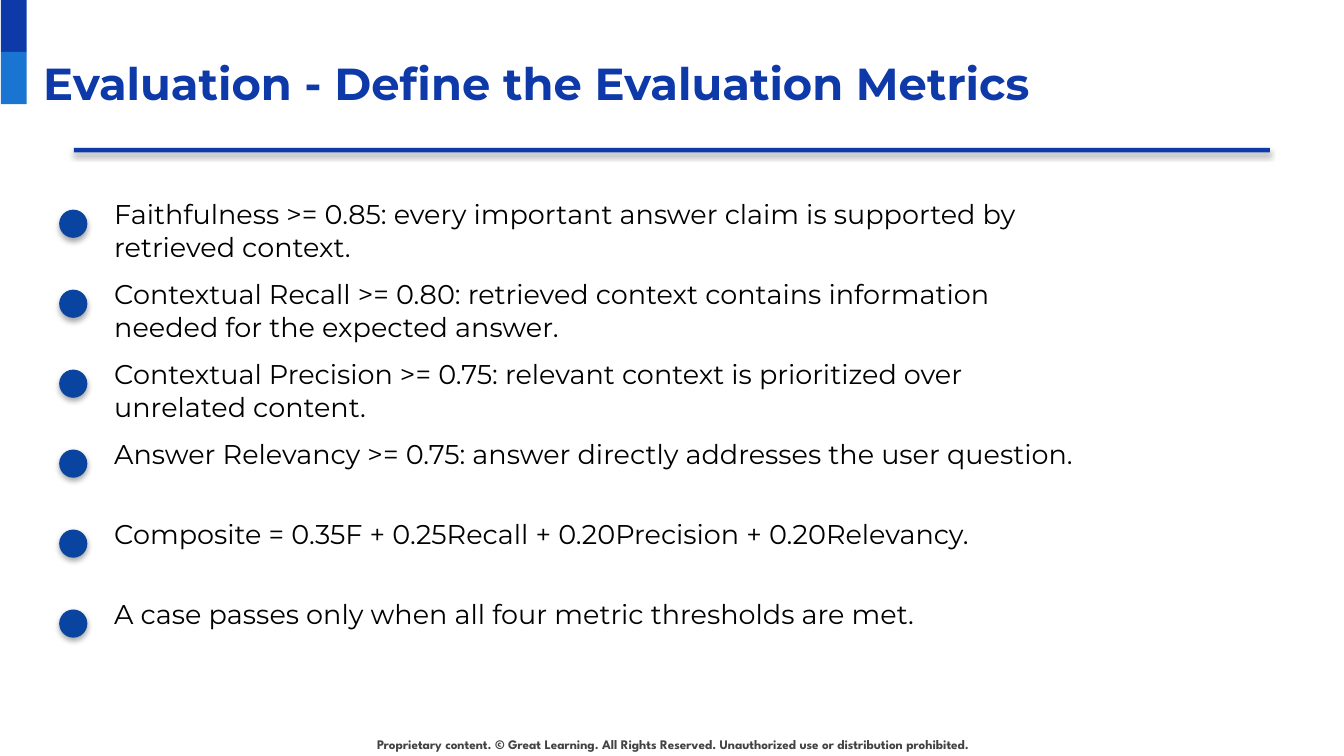
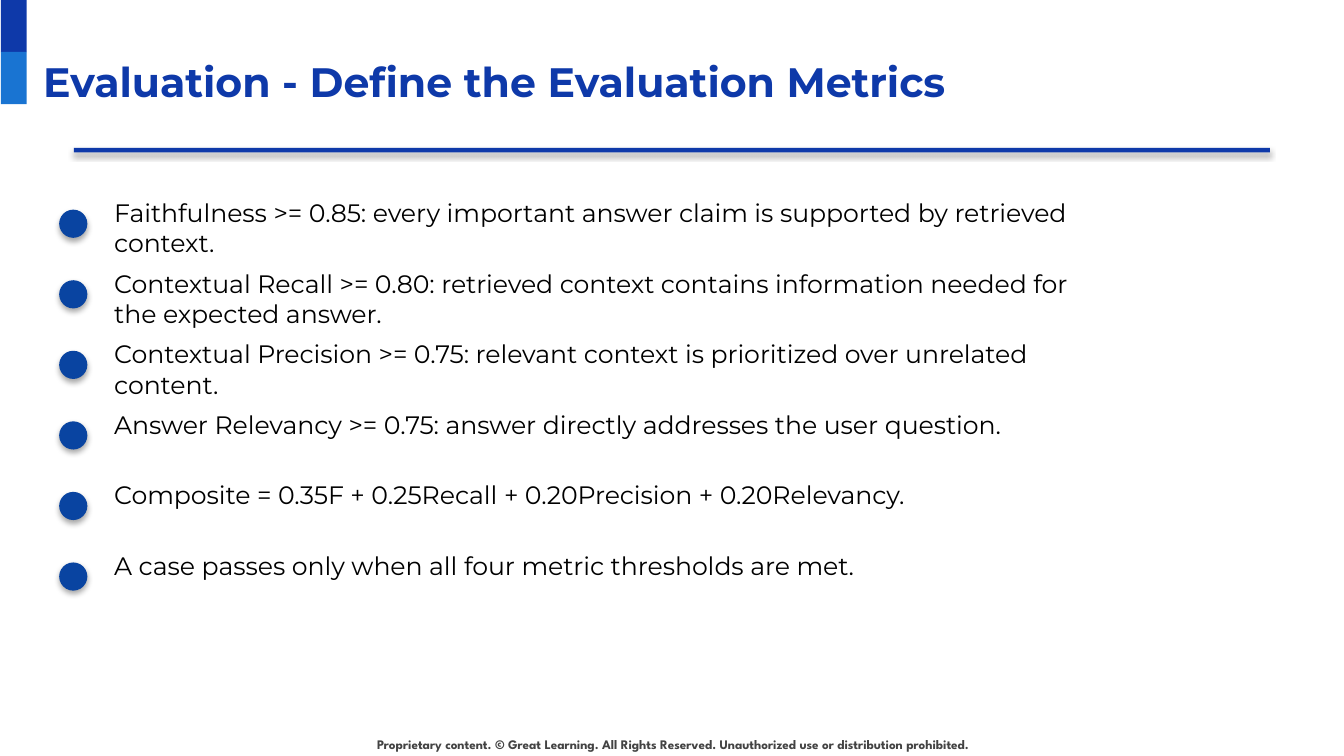
Before and after one commit to raovutukoor1/aurora-stay-qna, a slide deck: slide 16 of presentations/Aurora_Stays_RAG_Project_Presentation_Template_Style.pptx. Drawn at 1344x756 pixels with LibreOffice and Linux fonts; fonts in the diff are those of the drawing; background and template pictures are left out. Boxes give left, top, right and bottom in pixels: in the first picture for what was removed or moved away, otherwise in the second. Text is boxed around its words. In the diff, an @@ line names an element or a change of style, - is before the commit and + after.

```diff
--- a/presentations/Aurora_Stays_RAG_Project_Presentation_Template_Style.pptx
+++ b/presentations/Aurora_Stays_RAG_Project_Presentation_Template_Style.pptx
@@ title "Evaluation - Define the Evaluation ..." at (43,64,946,98): size 24 to 22 pt @@
@@ text "Contextual Recall >= 0.80: retrieved ...": place and size @@
-text "Contextual Recall >= 0.80: retrieved ..." at (114,283,990,343)
+text "Contextual Recall >= 0.80: retrieved ..." at (114,274,1067,328)
@@ ellipse: place and size @@
-ellipse at (59,289,87,317)
+ellipse at (59,280,87,308)
@@ ellipse: place and size @@
-ellipse at (59,370,87,398)
+ellipse at (59,351,87,379)
@@ text "Contextual Precision >= 0.75: relevant ...": place and size @@
-text "Contextual Precision >= 0.75: relevant ..." at (114,364,962,417)
+text "Contextual Precision >= 0.75: relevant ..." at (114,344,1027,394)
@@ text "Answer Relevancy >= 0.75: answer ...": place and size @@
-text "Answer Relevancy >= 0.75: answer ..." at (114,444,1073,470)
+text "Answer Relevancy >= 0.75: answer ..." at (114,415,1001,439)
@@ ellipse: place and size @@
-ellipse at (59,450,87,478)
+ellipse at (59,421,87,449)
@@ text "Composite = 0.35F + 0.25Recall ...": place and size @@
-text "Composite = 0.35F + 0.25Recall ..." at (114,524,968,550)
+text "Composite = 0.35F + 0.25Recall ..." at (114,485,905,509)
@@ ellipse: place and size @@
-ellipse at (59,530,87,558)
+ellipse at (59,492,87,520)
@@ ellipse: place and size @@
-ellipse at (59,610,87,638)
+ellipse at (59,562,87,590)
@@ size 14.5 to 13.5 pt in 6 elements at (114,203,1067,252), (114,274,1067,328), (114,344,1027,394), (114,415,1001,439), (114,485,905,509), (114,556,854,580) @@
@@ text "A case passes only when ...": place and size @@
-text "A case passes only when ..." at (114,603,914,630)
+text "A case passes only when ..." at (114,556,854,580)
```
Also in this commit, not shown: 29 other slides changed, 2 other files.
